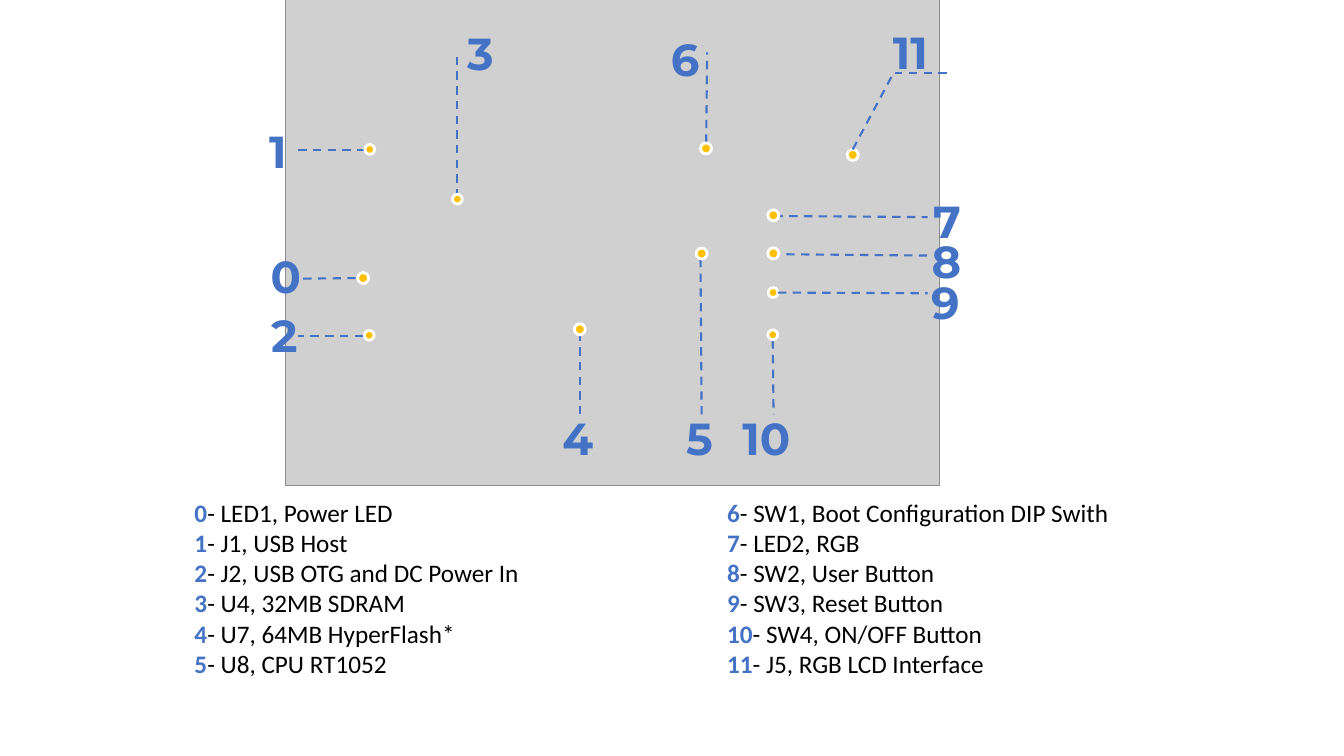
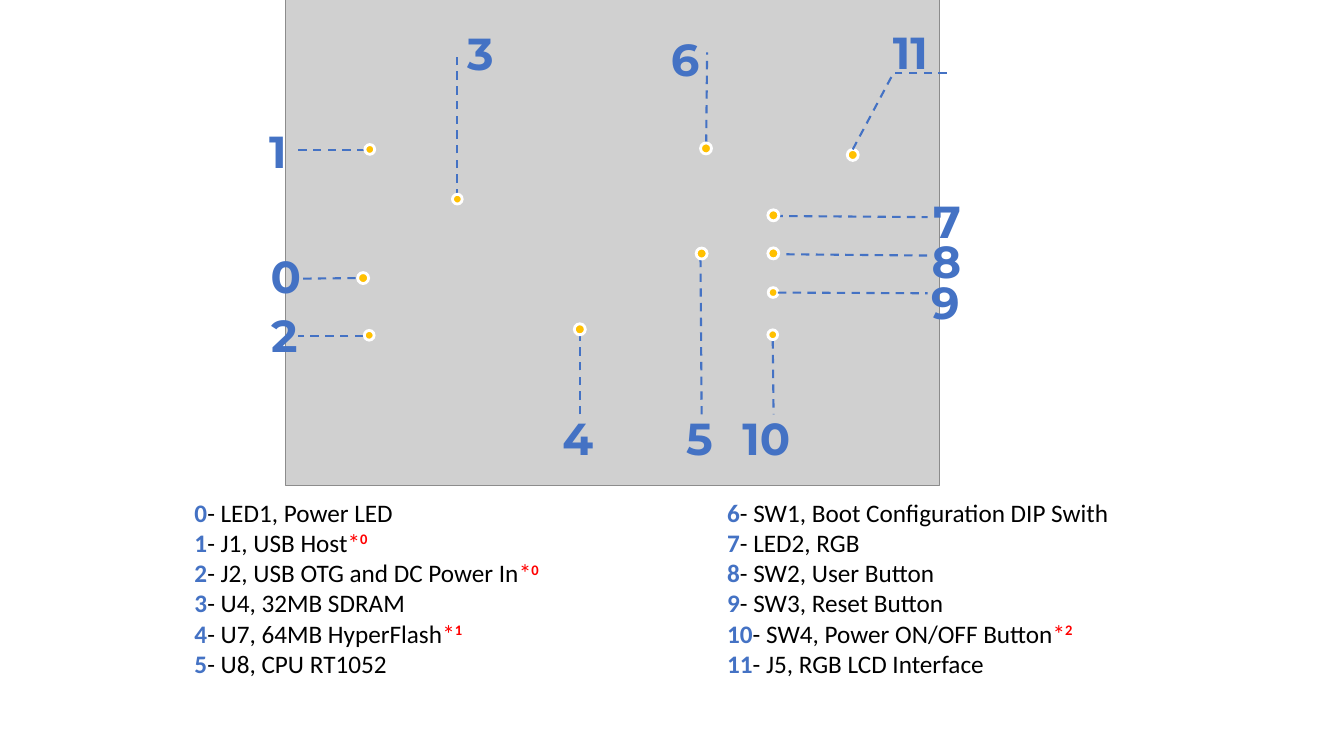
Before and after one commit to SeeedDocument/Arch_Mix, a slide deck: slide 1 of img/pinout.pptx. Drawn at 1344x756 pixels with LibreOffice and Linux fonts; fonts in the diff are those of the drawing; grey boxes stand for pictures. Boxes give left, top, right and bottom in pixels: in the first picture for what was removed or moved away, otherwise in the second. Text is boxed around its words. In the diff, an @@ line names an element or a change of style, - is before the commit and + after.

```diff
--- a/img/pinout.pptx
+++ b/img/pinout.pptx
@@ text at (194, 534, 538, 585): text changed @@
-1- J1, USB Host
-2- J2, USB OTG and DC Power In
+1- J1, USB Host*0
+2- J2, USB OTG and DC Power In*0
@@ text at (194, 625, 462, 647): text changed @@
-4- U7, 64MB HyperFlash*
+4- U7, 64MB HyperFlash*1
@@ text at (727, 625, 1072, 646): text changed @@
-10- SW4, ON/OFF Button
+10- SW4, Power ON/OFF Button*2
```
Also in this commit, not shown: 1 other slide changed, 2 other files.
